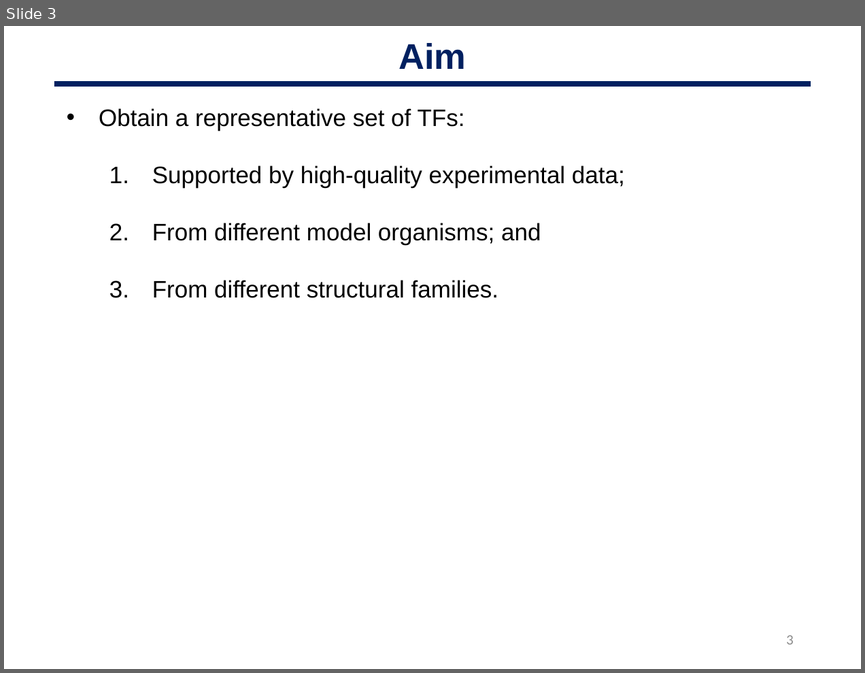
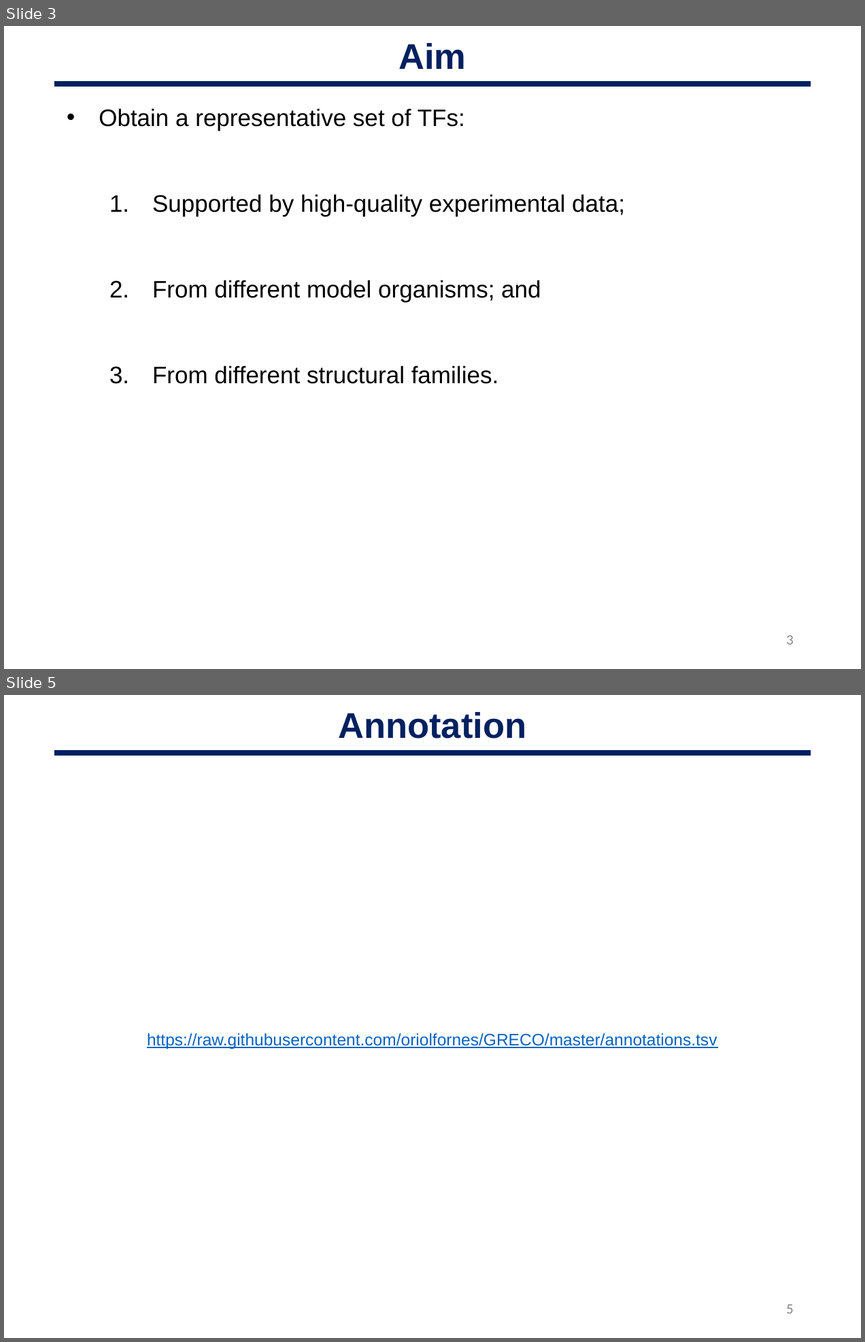
Before and after one commit to oriolfornes/GRECO-BIT-TFBS-annotations, a slide deck: Slides/OF_200218_GREEKC.pptx. Shown one above the other, each under a label of ours: slide 3 before the commit, slides 3 and 5 after it; the slides between them are not shown. The pictures are 865x673 and 865x1342 pixels, drawn with LibreOffice and Linux fonts; fonts in the diff are those of the drawing. Boxes give left, top, right and bottom in pixels: in the first picture for what was removed or moved away, otherwise in the second. Text is boxed around its words. In the diff, an @@ line names an element or a change of style, - is before the commit and + after.

```diff
--- a/Slides/OF_200218_GREEKC.pptx
+++ b/Slides/OF_200218_GREEKC.pptx
@@ slide 5 added at (4,695,861,1338), background #FFFFFF @@
@@ text added at (339,712,527,739), 30 pt, text #002060, bold @@
+Annotation
@@ line added from (54, 753) to (810, 753), #002060 4.5 pt @@
@@ text added at (147,1033,717,1049), 14 pt, text #0563C1, underline @@
+https://raw.githubusercontent.com/oriolfornes/GRECO/master/annotations.tsv
@@ page number added at (786,1304,793,1313), 12 pt, text #888888 @@
+5
@@ slide 3 changed as well @@
@@ text "Obtain a representative set of ..." rewrapped from (99,108,625,298) to (99,108,625,384) @@
```
Also in this commit, not shown: 2 other slides changed, 5 other slides added, 10 slides removed, 2 other files.
